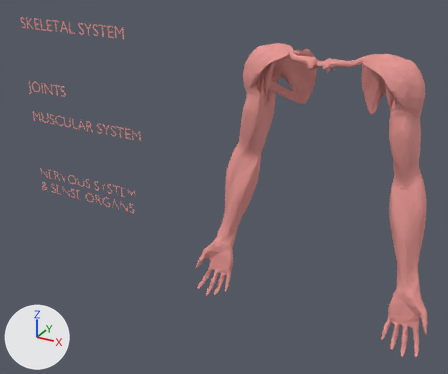
What one commit did to the glTF model public/model/upper.glb.
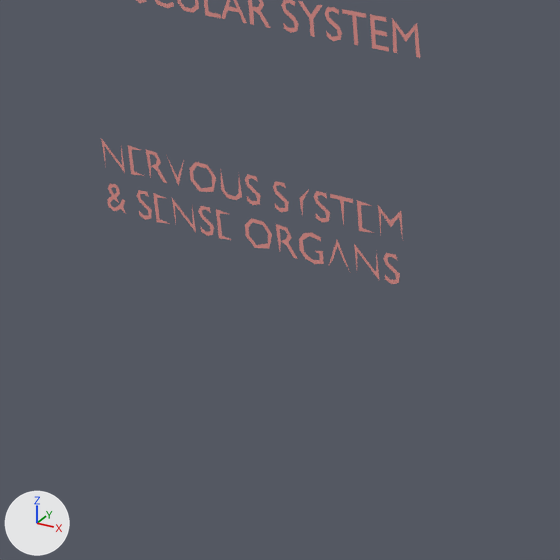
Old and new are each drawn whole from a 50 mm lens placed at (0.504, -1.424, 1.724), pointed at (-0.284, 0.008, 1.008) and again close up on the part from 2% to 41% of the width and 33% to 80% of the height. The axes (+X, +Y, +Z) are drawn at lower left. The lights are the same throughout. The first two pictures are the older version. Where no turn or scale is listed for an object, it has been applied to the vertices.

Objects in the first close-up: 'Muscular system.g', 'Nervous system & Sense organs.g'.
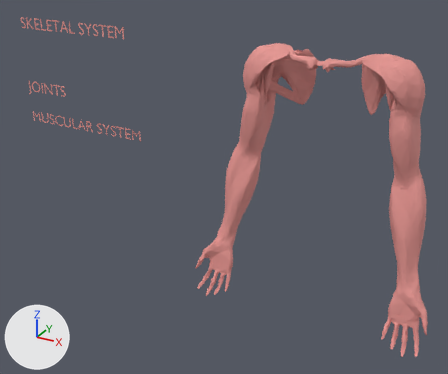
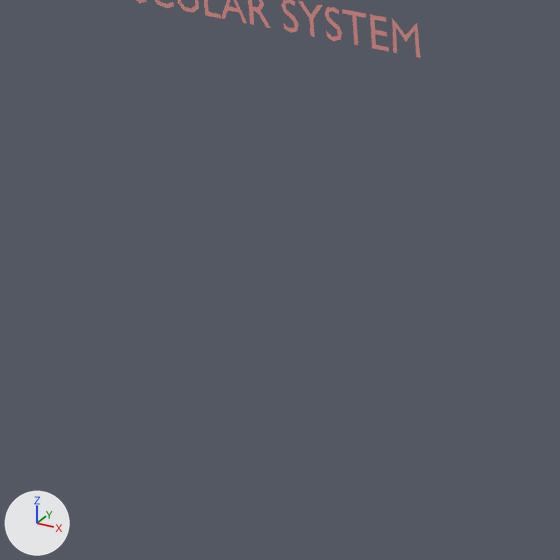
Where the change shows, as pixel boxes [x1, y1, x2, y2] in the close-ups (560 x 560 px):
```json
{"object": "Nervous system & Sense organs.g", "change": "deleted", "before": [101, 138, 403, 284]}
```

Edits to the scene script, one JSON object a line:
```json
{"op": "remove", "block": "ob_nervous_system___sense_organs_g", "code": ["ob_nervous_system___sense_organs_g = bpy.data.objects.new('Nervous system & Sense organs.g', me_nervous_system___sense_organs_g)", "ob_nervous_system___sense_organs_g.location = (-0.4992, 0.0356, 1.1082)"]}
```
